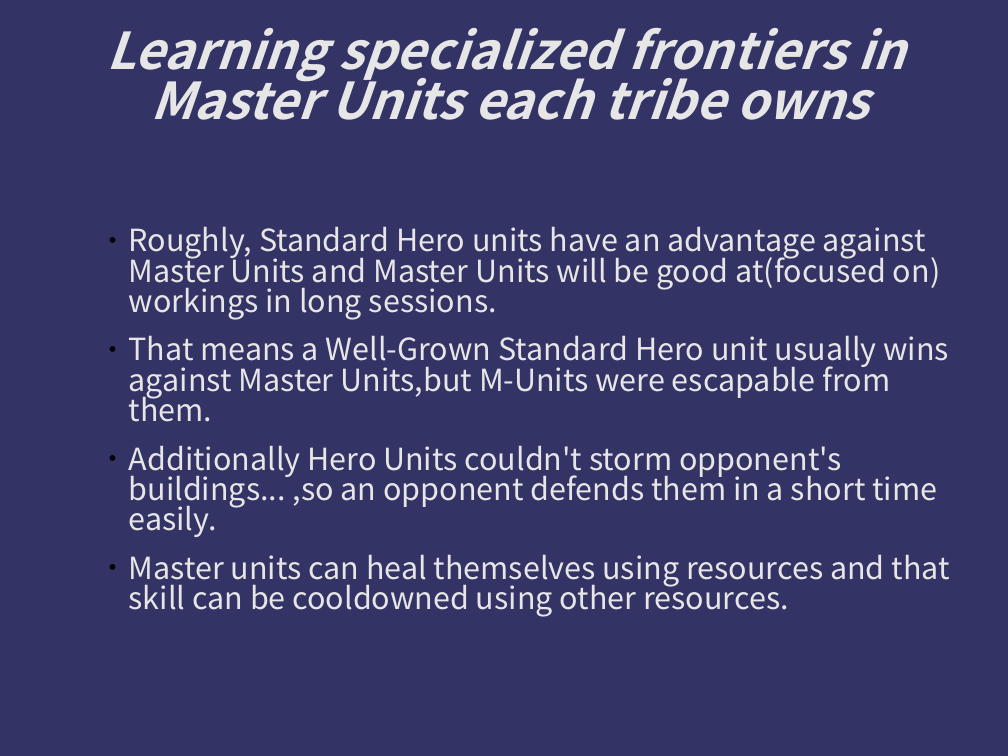
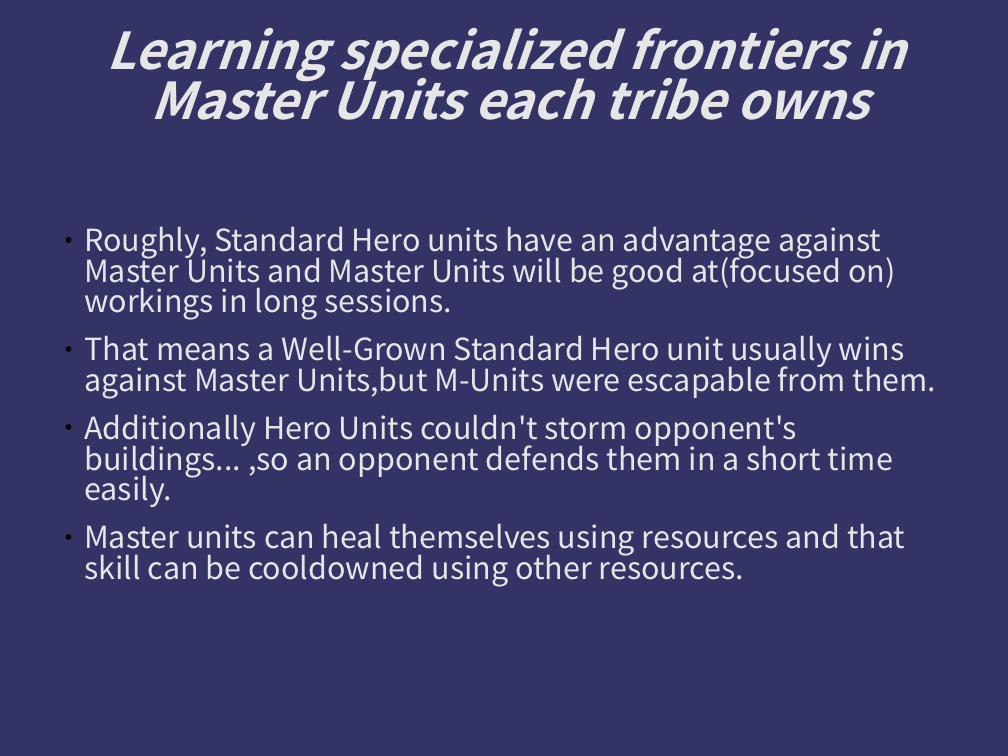
Before and after one commit to kotorize/kotorize, a slide deck: slide 6 of Manuals.ppt. Drawn at 1008x756 pixels with LibreOffice and Linux fonts; fonts in the diff are those of the drawing; background and template pictures are left out. Boxes give left, top, right and bottom in pixels: in the first picture for what was removed or moved away, otherwise in the second. Text is boxed around its words. In the diff, an @@ line names an element or a change of style, - is before the commit and + after.

```diff
--- a/Manuals.ppt
+++ b/Manuals.ppt
@@ text "Roughly, Standard Hero units have ...": place and size @@
-text "Roughly, Standard Hero units have ..." at <box>129,226,950,617</box>
+text "Roughly, Standard Hero units have ..." at <box>84,226,937,587</box>
@@ text "Roughly, Standard Hero units have ..." at <box>84,226,937,587</box>: indent changed @@
```
Also in this commit, not shown: 1 other slide changed, 1 other file.
